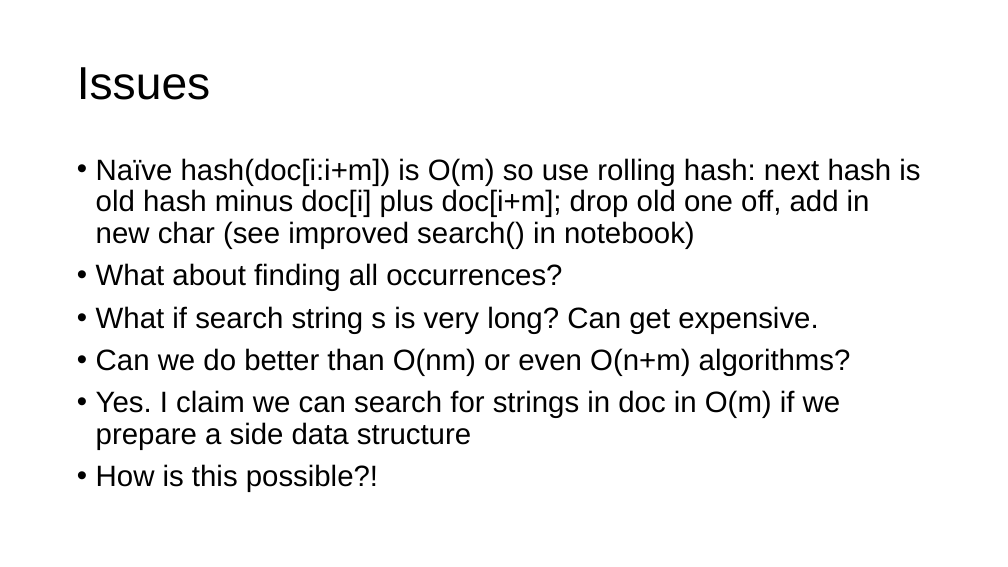
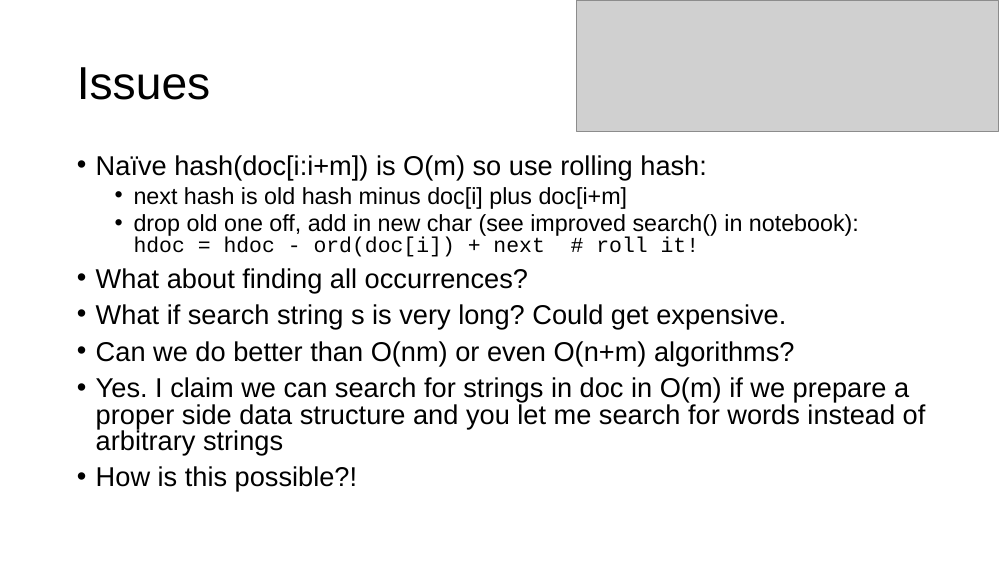
Before and after one commit to parrt/msds689, a slide deck: slide 8 of notes/searching.pptx. Drawn at 1008x567 pixels with LibreOffice and Linux fonts; fonts in the diff are those of the drawing; grey boxes stand for pictures; background and template pictures are left out. Boxes give left, top, right and bottom in pixels: in the first picture for what was removed or moved away, otherwise in the second. Text is boxed around its words. In the diff, an @@ line names an element or a change of style, - is before the commit and + after.

```diff
--- a/notes/searching.pptx
+++ b/notes/searching.pptx
@@ picture added at bbox=[576, 0, 999, 131] @@
@@ text at bbox=[96, 155, 859, 257]: text changed; size 28 to 22.2 pt @@
-• Naïve hash(doc[i:i+m]) is O(m) so use rolling hash: next hash is old hash minus doc[i] plus doc[i+m]; drop old one off, add in new char (see improved search() in notebook)
+• Naïve hash(doc[i:i+m]) is O(m) so use rolling hash:
+  • next hash is old hash minus doc[i] plus doc[i+m]
+  • drop old one off, add in new char (see improved search() in notebook):
+    hdoc = hdoc - ord(doc[i]) + next # roll it!
@@ text at bbox=[96, 268, 795, 491]: size 28 to 25.9 pt in "What about finding all occurrences?", "Can we do better than O(nm) or ...", "How is this possible?!"; line spacing 0.9 to 0.8 @@
@@ text at bbox=[96, 304, 786, 329]: text changed; size 28 to 25.9 pt @@
-• What if search string s is very long? Can get expensive.
+• What if search string s is very long? Could get expensive.
@@ text at bbox=[96, 377, 926, 455]: text changed; size 28 to 25.9 pt @@
-• Yes. I claim we can search for strings in doc in O(m) if we prepare a side data structure
+• Yes. I claim we can search for strings in doc in O(m) if we prepare a proper side data structure and you let me search for words instead of arbitrary strings
```
Also in this commit, not shown: 7 other slides changed, 1 slide added, 8 other files.
